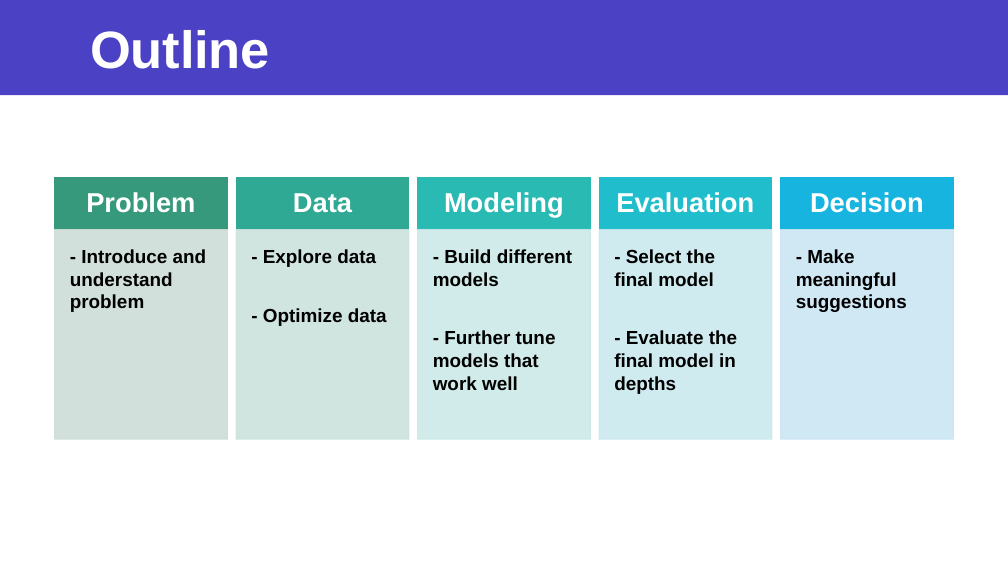
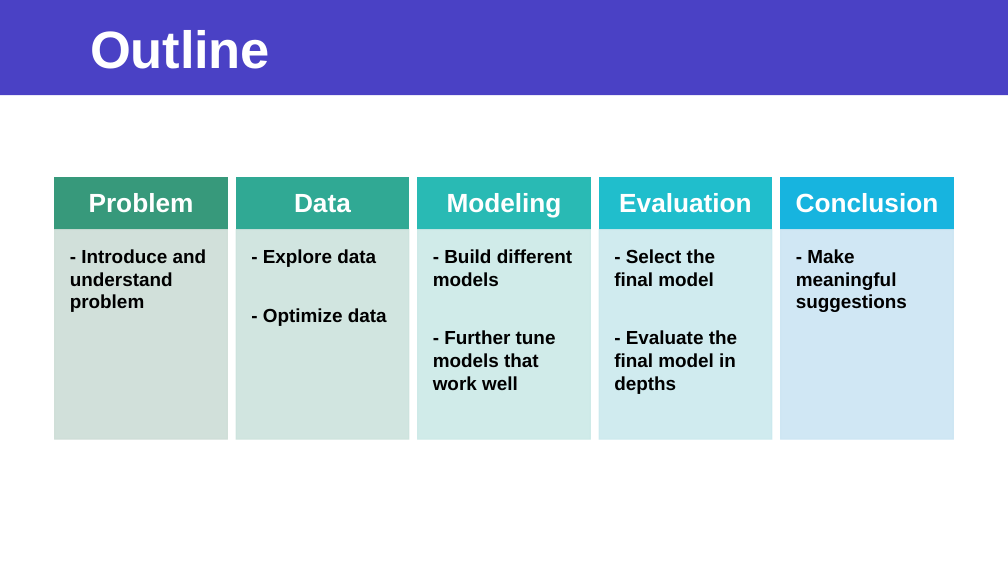
Before and after one commit to jaeheonk817/Project__Predicting-Hotel-Reservation-Cancellations, a slide deck: slide 2 of powerpoint.pptx. Drawn at 1008x567 pixels with LibreOffice and Linux fonts; fonts in the diff are those of the drawing. Boxes give left, top, right and bottom in pixels: in the first picture for what was removed or moved away, otherwise in the second. Text is boxed around its words. In the diff, an @@ line names an element or a change of style, - is before the commit and + after.

```diff
--- a/powerpoint.pptx
+++ b/powerpoint.pptx
@@ size 26 to 25 pt in 4 elements at [89, 193, 194, 213], [294, 194, 351, 213], [447, 193, 562, 217], [619, 193, 751, 213] @@
@@ text at [796, 193, 939, 213]: text changed; size 26 to 25 pt @@
-Decision
+Conclusion
```
Also in this commit, not shown: 13 other slides changed, 5 slides added, 22 other files.
